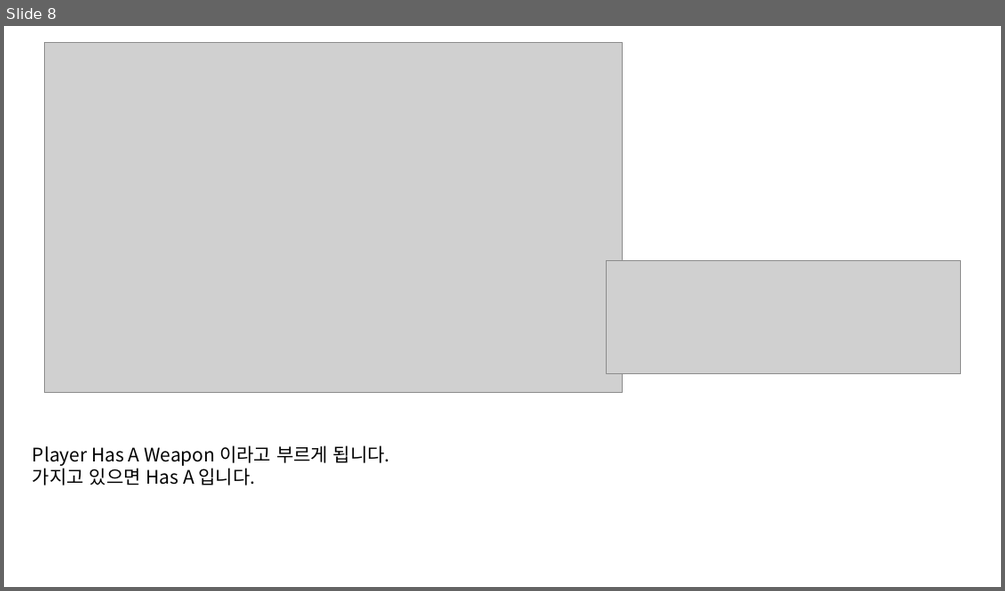
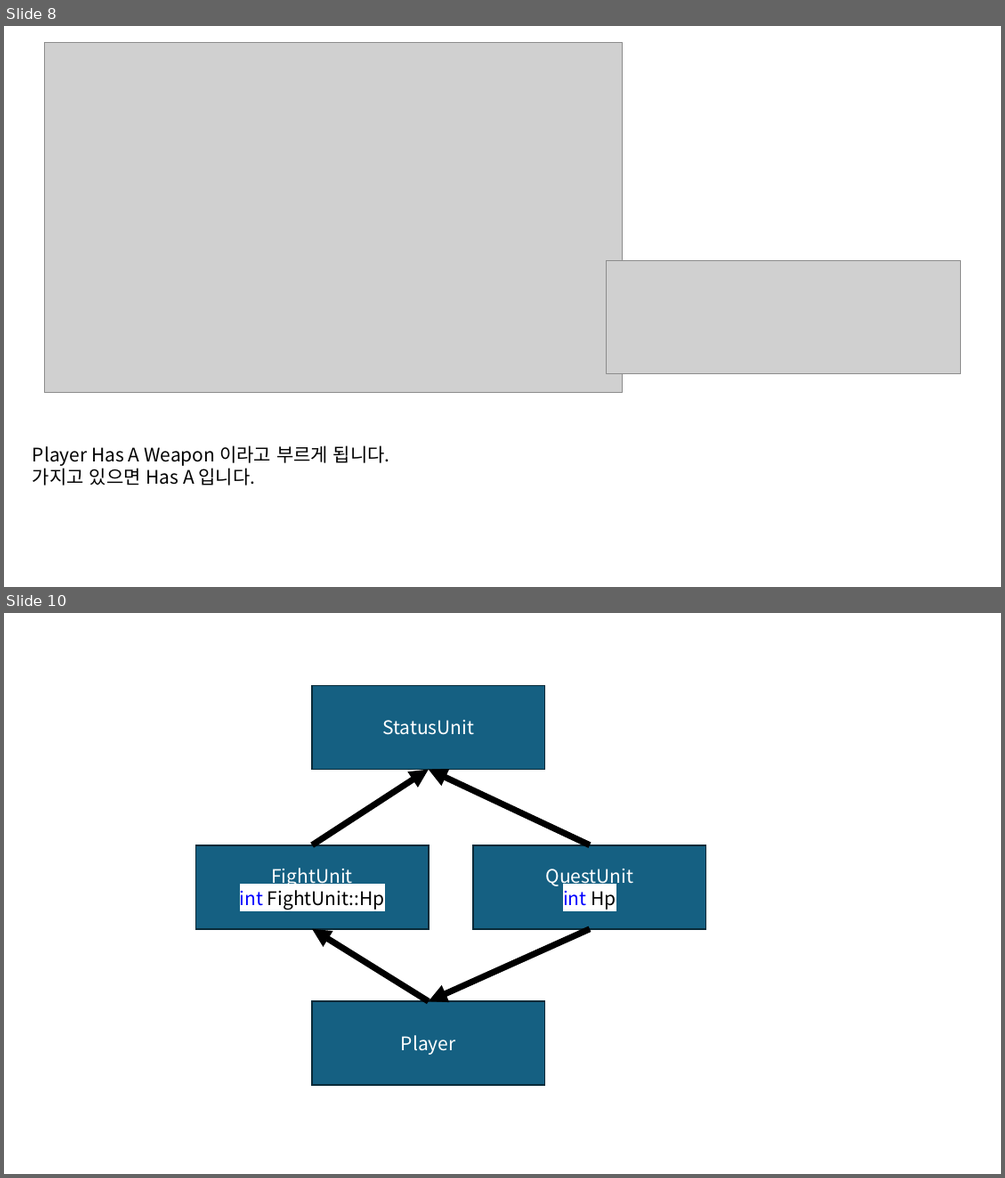
Before and after one commit to JaeSuGang/AssortRockAssignment, a slide deck: DOC/240927_상속.pptx. Shown one above the other, each under a label of ours: slide 8 before the commit, slides 8 and 10 after it; the slides between them are not shown. The pictures are 1005x591 and 1005x1178 pixels, drawn with LibreOffice and Linux fonts; fonts in the diff are those of the drawing; grey boxes stand for pictures. Boxes give left, top, right and bottom in pixels: in the first picture for what was removed or moved away, otherwise in the second. Text is boxed around its words. In the diff, an @@ line names an element or a change of style, - is before the commit and + after.

```diff
--- a/DOC/240927_상속.pptx
+++ b/DOC/240927_상속.pptx
@@ slide 10 added at [4,613,1001,1174], background #FFFFFF @@
@@ rectangle added at [312,686,544,770], fill #156082, outline #092A39 1.5 pt, 18 pt, text #FFFFFF @@
+StatusUnit
@@ arrow added from (312, 844) to (429, 770), #000000 6 pt @@
@@ arrow added from (590, 844) to (429, 770), #000000 6 pt @@
@@ rectangle added at [196,844,429,929], fill #156082, outline #092A39 1.5 pt, 18 pt, text #000000 @@
+FightUnit
+int FightUnit::Hp
@@ rectangle added at [474,844,706,929], fill #156082, outline #092A39 1.5 pt, 18 pt, text #FFFFFF @@
+QuestUnit
+int Hp
@@ arrow added from (429, 1001) to (312, 929), #000000 6 pt @@
@@ arrow added from (590, 929) to (429, 1001), #000000 6 pt @@
@@ rectangle added at [312,1001,544,1085], fill #156082, outline #092A39 1.5 pt, 18 pt, text #FFFFFF @@
+Player
```
Also in this commit, not shown: 1 other slide added, 2 slides removed, 10 other files.
